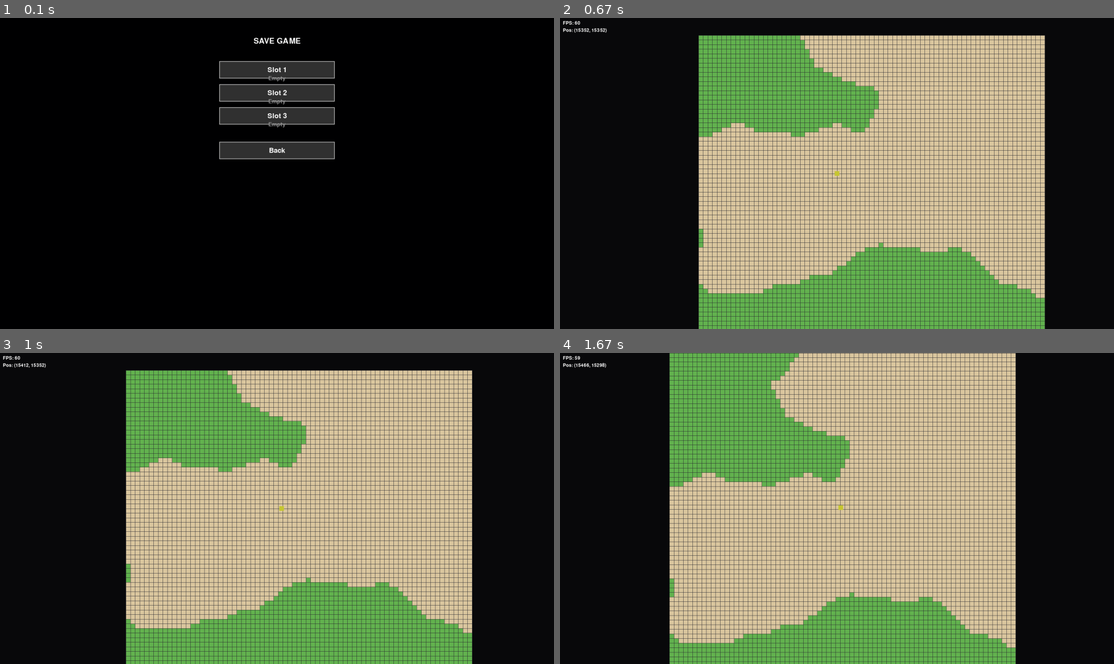
Above: before the commit, frames 1-4 (two rows, left to right).
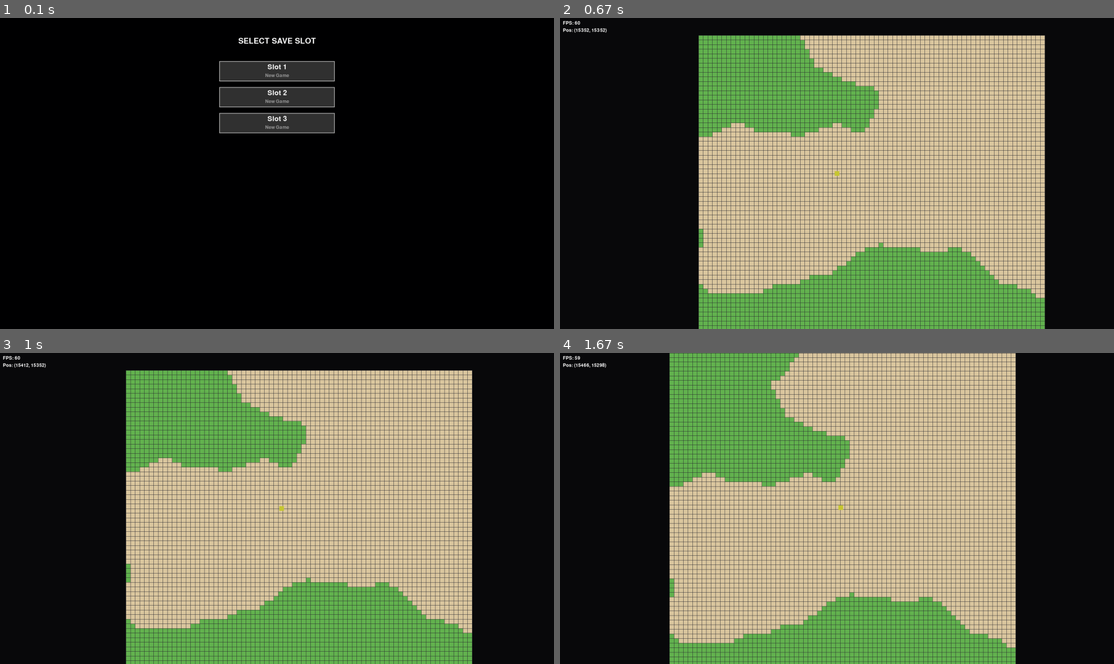
Above: after the commit, the same moments.

Repository: TheSpicePhantom/PyGame
Game: pygame game, started from main.py
Two runs of this game, one before a commit and one after it. Both use one fixed random seed, a clock stepped at 60 frames per second and the inputs below.
Inputs (mouse positions are in pixels of both pictures, inside the frame that each line leads up to):
- Up to frame 1 (0.1 s): no input
- Up to frame 2 (0.67 s): click "Slot 1" at 0.38 s
- Up to frame 3 (1 s): hold D from 0.67 s (still down); move the mouse to (254, 524) at 0.7 s
- Up to frame 4 (1.67 s): release D at 1.13 s; hold W 1.17-1.47 s; hold D from 1.5 s (still down)

The runs differ from the first frame. In frame 1, 3.5% of the frame differs, in the area x 39-61%, y 6-46%; in frame 2, nothing differs; in frame 3, nothing differs; in frame 4, nothing differs.

Commit message:
feat: Add save/load detection to SaveMenu with Load/New Game UI

Diff:
--- a/ui/save_menu.py
+++ b/ui/save_menu.py
@@ -1,13 +1,16 @@
 import pygame
+import os
+import json
+from pathlib import Path
 from core import settings
 from config.settings_manager import settings_manager
 
+class SaveMenu:
+    """Save Menu with save slot buttons and save/load detection"""
 
-class SaveMenu:
-    """Save Menu with save slot buttons"""
-
-    def __init__(self):
+    def __init__(self, mode="select"):
         self.active = False
+        self.mode = mode  # "select" for startup, "save" for in-game saving
 
         # Initialize UI elements
         self._init_ui()
@@ -17,11 +20,11 @@
         # Fonts
         self.font = settings_manager.scale_font_size(40)
         self.button_font = settings_manager.scale_font_size(36)
-        self.slot_font = settings_manager.scale_font_size(28)
+        self.slot_font = settings_manager.scale_font_size(24)
 
         # Define save slot buttons (scale dimensions, center on unscaled screen)
         button_width = settings_manager.scale_value(400)
-        button_height = settings_manager.scale_value(60)
+        button_height = settings_manager.scale_value(70)
         button_spacing = settings_manager.scale_value(20)
         start_y = settings_manager.scale_value(150)
 
@@ -38,13 +41,28 @@
                 button_height
             )
 
-        # Add Back button
-        self.buttons["Back"] = pygame.Rect(
-            settings.SCREEN_WIDTH // 2 - button_width // 2,
-            start_y + 3 * (button_height + button_spacing) + settings_manager.scale_value(40),
-            button_width,
-            button_height
-        )
+        # Add Back button (only show when in save mode from pause menu)
+        if self.mode == "save":
+            self.buttons["Back"] = pygame.Rect(
+                settings.SCREEN_WIDTH // 2 - button_width // 2,
+                start_y + 3 * (button_height + button_spacing) + settings_manager.scale_value(40),
+                button_width,
+                button_height
+            )
+
+    def _check_save_exists(self, slot_num):
+        """Check if a save exists for the given slot number"""
+        save_dir = Path("config") / "saves" / f"slot_{slot_num}"
+        world_data_file = save_dir / "world_data.json"
+
+        if world_data_file.exists():
+            try:
+                with open(world_data_file, 'r') as f:
+                    data = json.load(f)
+                    return True, data.get('seed', 'Unknown')
+            except:
+                return False, None
+        return False, None
 
     def toggle(self):
         """Toggle Save Menu on/off"""
@@ -56,9 +74,9 @@
         if not self.active:
             return None
 
-        # ESC key to close Save Menu
+        # ESC key to close Save Menu (only in save mode)
         if event.type == pygame.KEYDOWN:
-            if event.key == pygame.K_ESCAPE:
+            if event.key == pygame.K_ESCAPE and self.mode == "save":
                 self.toggle()
                 return "Back"
 
@@ -70,7 +88,7 @@
                         self.toggle()
                         return "Back"
                     else:
-                        # Return the slot number for saving
+                        # Return the slot number
                         return button_name.lower().replace(" ", "_")
 
         return None
@@ -87,29 +105,71 @@
         surface.blit(overlay, (0, 0))
 
         # Title
-        title_text = self.font.render("SAVE GAME", True, (255, 255, 255))
+        if self.mode == "select":
+            title_text = self.font.render("SELECT SAVE SLOT", True, (255, 255, 255))
+        else:
+            title_text = self.font.render("SAVE GAME", True, (255, 255, 255))
         title_rect = title_text.get_rect(center=(settings.SCREEN_WIDTH // 2, settings_manager.scale_value(80)))
         surface.blit(title_text, title_rect)
 
         # Buttons
         mouse_pos = pygame.mouse.get_pos()
         for button_name, button_rect in self.buttons.items():
+            # Skip Back button rendering check
+            if button_name == "Back":
+                # Button highlight on hover
+                if button_rect.collidepoint(mouse_pos):
+                    pygame.draw.rect(surface, (100, 100, 100), button_rect)
+                else:
+                    pygame.draw.rect(surface, (50, 50, 50), button_rect)
+
+                # Button border
+                pygame.draw.rect(surface, (200, 200, 200), button_rect, 2)
+
+                # Button text
+                text = self.button_font.render(button_name, True, (255, 255, 255))
+                text_rect = text.get_rect(center=button_rect.center)
+                surface.blit(text, text_rect)
+                continue
+
+            # Check if save exists for this slot
+            slot_num = int(button_name.split()[1])
+            save_exists, seed = self._check_save_exists(slot_num)
+
             # Button highlight on hover
             if button_rect.collidepoint(mouse_pos):
-                pygame.draw.rect(surface, (100, 100, 100), button_rect)
+                if save_exists:
+                    pygame.draw.rect(surface, (80, 120, 80), button_rect)  # Green tint for existing
+                else:
+                    pygame.draw.rect(surface, (100, 100, 100), button_rect)  # Gray for empty
             else:
-                pygame.draw.rect(surface, (50, 50, 50), button_rect)
+                if save_exists:
+                    pygame.draw.rect(surface, (50, 80, 50), button_rect)  # Dark green
+                else:
+                    pygame.draw.rect(surface, (50, 50, 50), button_rect)  # Dark gray
 
             # Button border
-            pygame.draw.rect(surface, (200, 200, 200), button_rect, 2)
+            if save_exists:
+                pygame.draw.rect(surface, (100, 200, 100), button_rect, 2)  # Green border
+            else:
+                pygame.draw.rect(surface, (200, 200, 200), button_rect, 2)  # White border
 
-            # Button text
+            # Button text - slot name
             text = self.button_font.render(button_name, True, (255, 255, 255))
-            text_rect = text.get_rect(center=button_rect.center)
+            text_rect = text.get_rect(center=(button_rect.centerx, button_rect.top + settings_manager.scale_value(20)))
             surface.blit(text, text_rect)
 
-            # Add save info for slot buttons (placeholder)
-            if button_name.startswith("Slot"):
-                info_text = self.slot_font.render("Empty", True, (150, 150, 150))
-                info_rect = info_text.get_rect(center=(button_rect.centerx, button_rect.centery + settings_manager.scale_value(30)))
-                surface.blit(info_text, info_rect)
+            # Slot info text
+            if save_exists:
+                if self.mode == "select":
+                    info_text = self.slot_font.render(f"Load Game (Seed: {seed})", True, (150, 255, 150))
+                else:
+                    info_text = self.slot_font.render(f"Overwrite (Seed: {seed})", True, (255, 200, 100))
+            else:
+                if self.mode == "select":
+                    info_text = self.slot_font.render("New Game", True, (150, 150, 150))
+                else:
+                    info_text = self.slot_font.render("Empty Slot", True, (150, 150, 150))
+
+            info_rect = info_text.get_rect(center=(button_rect.centerx, button_rect.bottom - settings_manager.scale_value(20)))
+            surface.blit(info_text, info_rect)
